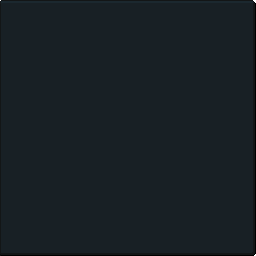
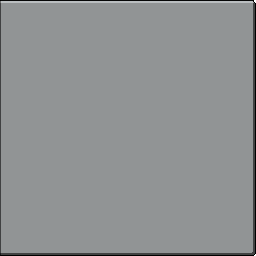
Layer changes from the first 256 × 256 image to the second:
"Layer 4": opacity 100% → 30% over [0, 0, 255, 256]
showed "Layer 1" over [0, 0, 255, 256]
